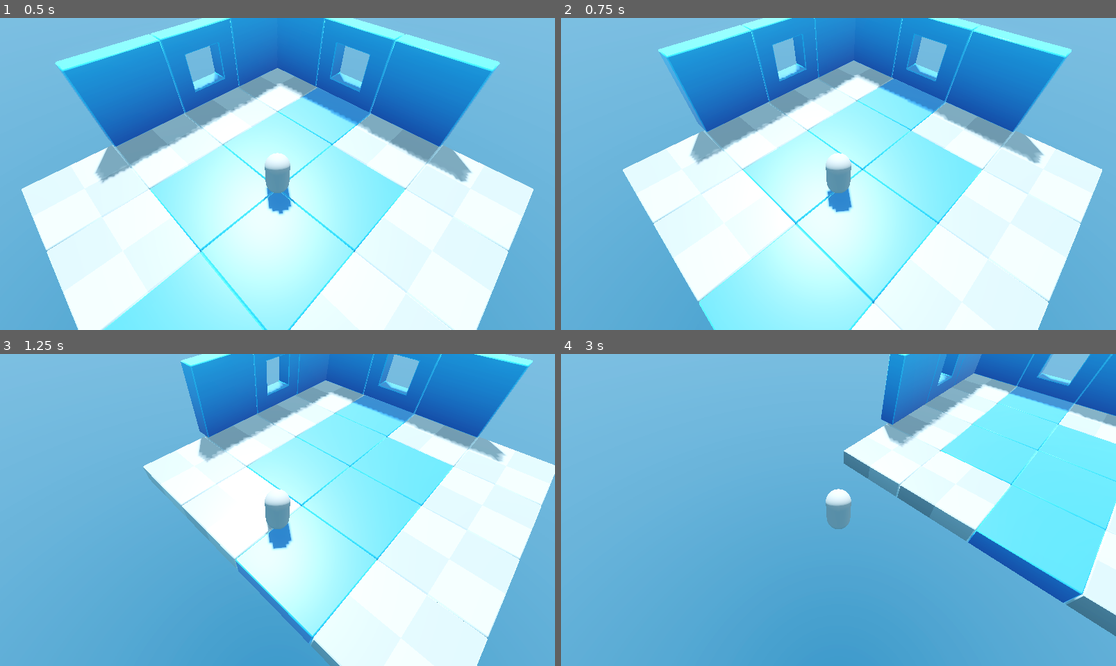
Above: before the commit, frames 1-4 (two rows, left to right).
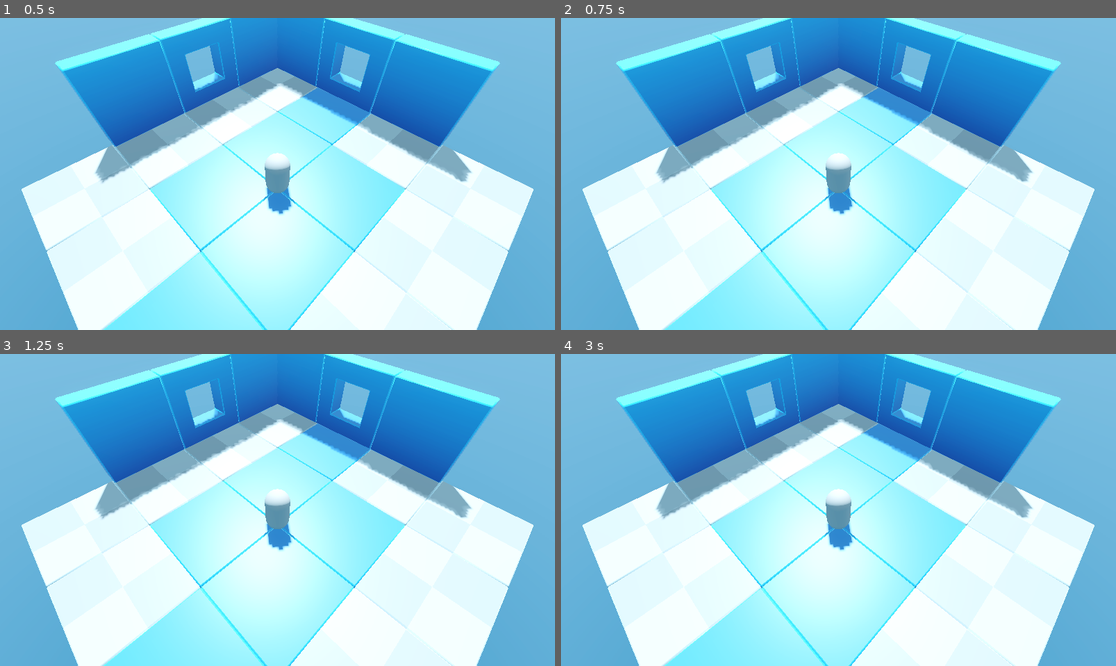
Above: after the commit, the same moments.

Repository: vibrunazo/godot-roguelike
Game: Godot game, scene res://Levels/LevelTemplate.tscn
Two runs of this game, one before a commit and one after it. Both use one fixed random seed, a clock stepped at 60 frames per second and the inputs below.
Inputs:
- Up to frame 1 (0.5 s): no input
- Up to frame 2 (0.75 s): tap Enter at 0.5 s; hold D (move_right) from 0.53 s (still down)
- Up to frame 3 (1.25 s): keep holding D (move_right)
- Up to frame 4 (3 s): release D (move_right) at 1.28 s; hold S (move_back) 1.28-2.03 s; hold D (move_right) 2.03-2.78 s; hold W (move_forward) from 2.78 s (still down)

Frame 1 is identical in both runs. In frame 2, 22% of the frame differs, in the area x 3-98%, y 0-100%; in frame 3, 50%; in frame 4, 81%, in the area x 3-100%, y 0-100%.

Commit message:
7. Orientation and Gravity

Diff:
--- a/Player/player.gd
+++ b/Player/player.gd
@@ -5,4 +5,7 @@
 	var input := Vector3.ZERO
 	var input_vector := Input.get_vector("move_left", "move_right", "move_forward", "move_back")
 	input = Vector3(input_vector.x, 0.0, input_vector.y)
+	var camera := get_viewport().get_camera_3d()
+	var camera_rotation := camera.global_rotation.y
+	input = input.rotated(Vector3.UP, camera_rotation)
 	return input.normalized()
--- a/Player/player.tscn
+++ b/Player/player.tscn
@@ -3,6 +3,7 @@
 [ext_resource type="Script" uid="uid://c8xqs3urnbcmx" path="res://Player/player.gd" id="1_l8h54"]
 [ext_resource type="Script" uid="uid://cmbcvwh0p2jjq" path="res://StateMachine/StateMachine.gd" id="2_4ntmi"]
 [ext_resource type="Script" uid="uid://b5csf0k51tkb5" path="res://StateMachine/PlayerStates/PlayerRun.gd" id="3_btcbx"]
+[ext_resource type="Script" uid="uid://c2fahn2m2se57" path="res://StateMachine/PlayerStates/PlayerFall.gd" id="4_gwnis"]
 
 [sub_resource type="CapsuleMesh" id="CapsuleMesh_hvfyp"]
 
@@ -27,7 +28,13 @@
 [node name="StateMachine" type="Node" parent="." unique_id=463787972]
 script = ExtResource("2_4ntmi")
 
-[node name="PlayerRun" type="Node" parent="StateMachine" unique_id=964045061 node_paths=PackedStringArray("player")]
+[node name="PlayerRun" type="Node" parent="StateMachine" unique_id=964045061 node_paths=PackedStringArray("fall_state", "player")]
 script = ExtResource("3_btcbx")
+fall_state = NodePath("../PlayerFall")
 player = NodePath("../..")
 metadata/_custom_type_script = "uid://b5csf0k51tkb5"
+
+[node name="PlayerFall" type="Node" parent="StateMachine" unique_id=770344299 node_paths=PackedStringArray("player")]
+script = ExtResource("4_gwnis")
+player = NodePath("../..")
+metadata/_custom_type_script = "uid://c2fahn2m2se57"
--- /dev/null
+++ b/StateMachine/PlayerStates/PlayerFall.gd
@@ -0,0 +1,2 @@
+class_name PlayerFall
+extends PlayerState
--- a/StateMachine/PlayerStates/PlayerRun.gd
+++ b/StateMachine/PlayerStates/PlayerRun.gd
@@ -1,6 +1,10 @@
 class_name PlayerRun
 extends PlayerState
 
+@export var fall_state: PlayerState
+
 func physics_update(_delta: float) -> void:
 	core_movement(_delta, 8.0)
+	if player.is_on_floor() == false:
+		finished.emit(fall_state.name)
 	player.move_and_slide()
--- a/project.godot
+++ b/project.godot
@@ -18,6 +18,7 @@
 [debug]
 
 gdscript/warnings/unused_parameter=0
+gdscript/warnings/unused_signal=0
 gdscript/warnings/untyped_declaration=1
 
 [file_customization]
Not shown, added: StateMachine/PlayerStates/PlayerFall.gd.uid
